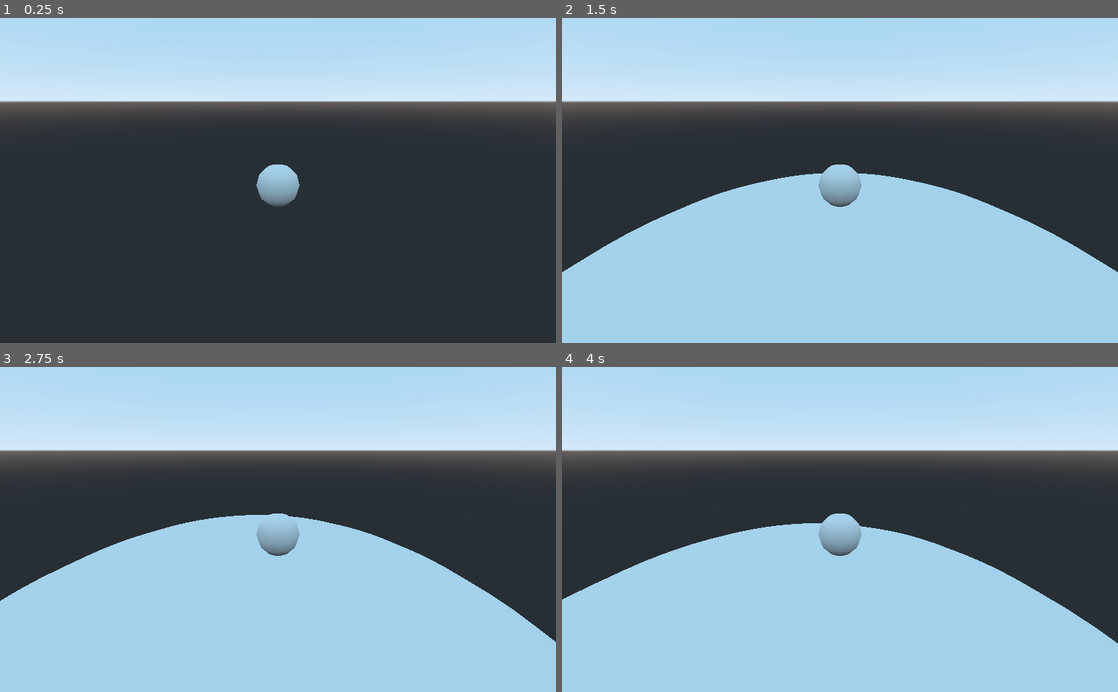
Above: before the commit, frames 1-4 (two rows, left to right).
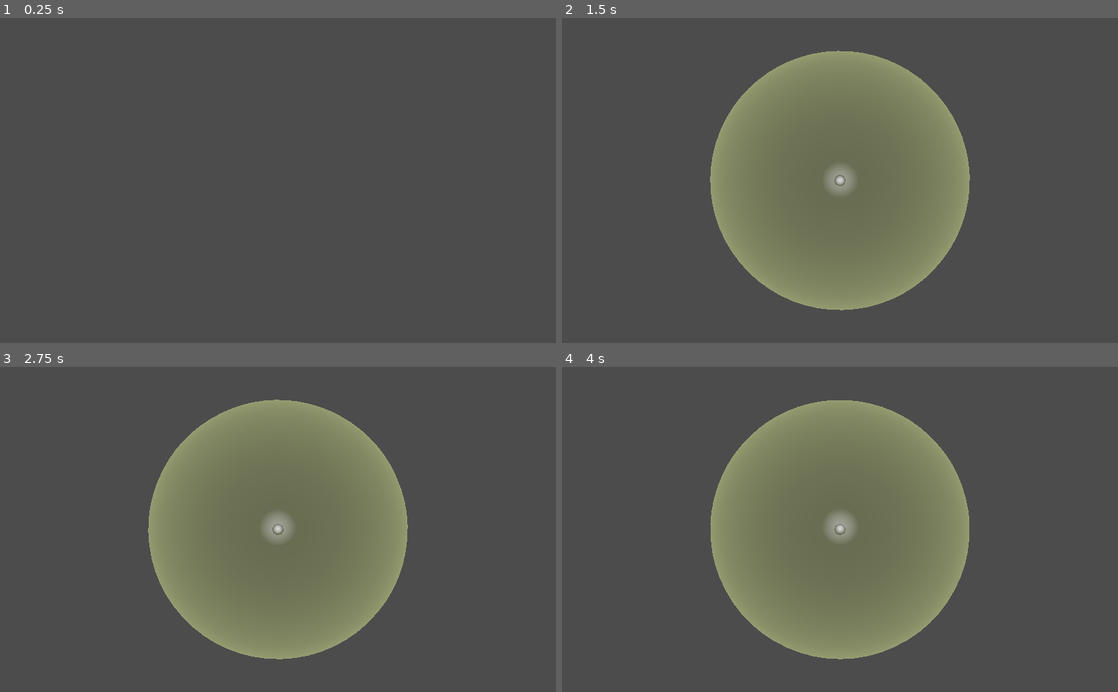
Above: after the commit, the same moments.

Repository: LeoDog896/robot-go
Game: Godot game, scene res://Main.tscn
Two runs of this game, one before a commit and one after it. Both use one fixed random seed, a clock stepped at 60 frames per second and the inputs below.
Inputs:
- Up to frame 1 (0.25 s): no input
- Up to frame 2 (1.5 s): tap Enter at 0.5 s; hold D (right) 0.53-1.28 s; hold S (backward) from 1.28 s (still down)
- Up to frame 3 (2.75 s): release S (backward) at 2.03 s; hold D (right) from 2.03 s (still down)
- Up to frame 4 (4 s): release D (right) at 2.78 s; hold W (forward) 2.78-3.53 s; hold A (left) from 3.53 s (still down)

The runs differ from the first frame. In frame 1, 94% of the frame differs, in the area x 0-100%, y 0-100%; in frame 2, 96%; in frame 3, 96%; in frame 4, 96%.

Commit message:
Open camera

Diff:
--- a/Main.tscn
+++ b/Main.tscn
@@ -1,18 +1,31 @@
-[gd_scene load_steps=4 format=2]
+[gd_scene load_steps=7 format=2]
 
 [ext_resource path="res://Robot.tscn" type="PackedScene" id=1]
+[ext_resource path="res://UpAndAbove.gd" type="Script" id=2]
 
 [sub_resource type="SphereShape" id=1]
-radius = 30.0
+radius = 40.0
 
 [sub_resource type="SphereMesh" id=2]
-radius = 30.0
-height = 60.0
+radius = 40.0
+height = 80.0
+
+[sub_resource type="SphereShape" id=4]
+radius = 142.24
+
+[sub_resource type="Environment" id=3]
+ambient_light_color = Color( 0.203922, 0.203922, 0.203922, 1 )
+ambient_light_energy = 0.86
+ambient_light_sky_contribution = 0.82
+fog_enabled = true
+fog_color = Color( 0.670588, 0.701961, 0.501961, 1 )
 
 [node name="Game" type="Spatial"]
 
 [node name="Player" parent="." instance=ExtResource( 1 )]
-transform = Transform( 1, 0, 0, 0, 1, 0, 0, 0, 1, 0, 110, 0 )
+transform = Transform( -1, 0, -8.74228e-08, 0, 1, 0, 8.74228e-08, 0, -1, 0, 41, 0 )
+mode = 2
+contact_monitor = true
 
 [node name="StaticBody" type="StaticBody" parent="." groups=["planet"]]
 
@@ -23,3 +36,17 @@
 mesh = SubResource( 2 )
 skeleton = NodePath("../../Player")
 material/0 = null
+
+[node name="Area" type="Area" parent="StaticBody"]
+space_override = 3
+gravity_point = true
+gravity_vec = Vector3( 0, 0, 0 )
+
+[node name="CollisionShape" type="CollisionShape" parent="StaticBody/Area"]
+shape = SubResource( 4 )
+
+[node name="WorldEnvironment" type="WorldEnvironment" parent="."]
+environment = SubResource( 3 )
+
+[node name="Camera" type="Camera" parent="."]
+script = ExtResource( 2 )
--- a/PlanetGenerator.gd
+++ /dev/null
@@ -1,6 +0,0 @@
-extends MeshInstance
-
-
-func _ready():
-	mesh = SphereMesh.new()
-	mesh.radius = 30
--- a/Player.gd
+++ b/Player.gd
@@ -1,30 +1,48 @@
-extends KinematicBody
+extends RigidBody
 
-onready var body = get_tree().get_nodes_in_group("planet")
+var local_gravity = Vector3.DOWN
+export (float) var rotation_speed = 10
+export (float) var move_speed = 10
 
-export var gravity = 10
-export var speed = 4
-export var rot_speed = 0.85
+var _move_direction := Vector3.ZERO
+var _last_strong_direction := _move_direction
 
-func generate_gravity() -> Vector3:
-	return global_transform.origin * -1
+func _integrate_forces(state) -> void:
 
-var velocity = Vector3.ZERO
+	local_gravity = state.total_gravity.normalized()
 
-func _physics_process(delta):
-	velocity += generate_gravity() * delta
-	get_input(delta)
-	velocity = move_and_slide(velocity, Vector3.UP)
+	if _move_direction.length() > 0.2:
+		_last_strong_direction = _move_direction.normalized()
 
-func get_input(delta):
-	var vy = velocity.y
-	velocity = Vector3.ZERO
-	if Input.is_action_pressed("forward"):
-		velocity += -transform.basis.z * speed
-	if Input.is_action_pressed("backward"):
-		velocity += transform.basis.z * speed
-	if Input.is_action_pressed("right"):
-		rotate_y(-rot_speed * delta)
-	if Input.is_action_pressed("left"):
-		rotate_y(rot_speed * delta)
-	velocity.y = vy
+	_move_direction = _get_oriented_input()
+	_orient_to_direction(_last_strong_direction, state.step)
+
+	add_central_force(_move_direction * move_speed)
+	linear_velocity = state.linear_velocity
+
+func _get_oriented_input() -> Vector3:
+	var input_left_right := (
+		Input.get_action_strength("right") - Input.get_action_strength("left")
+	)
+
+	var input_forward_backward := (
+		Input.get_action_raw_strength("forward") - Input.get_action_strength("backward")
+	)
+
+
+	var raw_input = Vector2(input_left_right, input_forward_backward)
+
+	var input := Vector3.ZERO
+
+	input.x = raw_input.x * sqrt(1.0 - raw_input.y * raw_input.y / 2.0)
+	input.z = raw_input.y * sqrt(1.0 - raw_input.x * raw_input.x / 2.0)
+
+	input = transform.basis.xform(input)
+	return input
+
+func _orient_to_direction(direction: Vector3, delta: float) -> void:
+	var left_axis = -local_gravity.cross(direction)
+	var rotation_basis := Basis(left_axis, -local_gravity, direction).orthonormalized()
+	transform.basis = transform.basis.get_rotation_quat().slerp(
+		rotation_basis, delta * rotation_speed
+	)
--- a/Robot.tscn
+++ b/Robot.tscn
@@ -4,7 +4,9 @@
 
 [sub_resource type="SphereShape" id=1]
 
-[node name="Spatial" type="KinematicBody"]
+[node name="Player" type="RigidBody" groups=["player"]]
+input_ray_pickable = false
+mode = 1
 script = ExtResource( 1 )
 
 [node name="CollisionShape" type="CollisionShape" parent="."]
@@ -12,6 +14,5 @@
 
 [node name="CSGSphere" type="CSGSphere" parent="."]
 
-[node name="Camera" type="Camera" parent="."]
-transform = Transform( 1, 0, 0, 0, 0.946509, 0.322679, 0, -0.322679, 0.946509, 0, 3.68187, 10.1135 )
-current = true
+[node name="OmniLight" type="OmniLight" parent="."]
+transform = Transform( 1, 0, 0, 0, 1, 0, 0, 0, 1, 0, 2.53311, 0 )
--- /dev/null
+++ b/UpAndAbove.gd
@@ -0,0 +1,11 @@
+extends Camera
+
+onready var player = get_tree().get_nodes_in_group("player")[0]
+
+func _ready():
+	transform.origin = player.transform.origin * 2
+	look_at(player.transform.origin, Vector3.UP)
+
+func _process(delta):
+	transform.origin = player.transform.origin * 2
+	look_at(player.transform.origin, Vector3.UP)
--- a/project.godot
+++ b/project.godot
@@ -12,6 +12,7 @@
 
 config/name="robot-go"
 run/main_scene="res://Main.tscn"
+boot_splash/bg_color=Color( 0.054902, 0.054902, 0.054902, 1 )
 config/icon="res://icon.png"
 
 [global]
